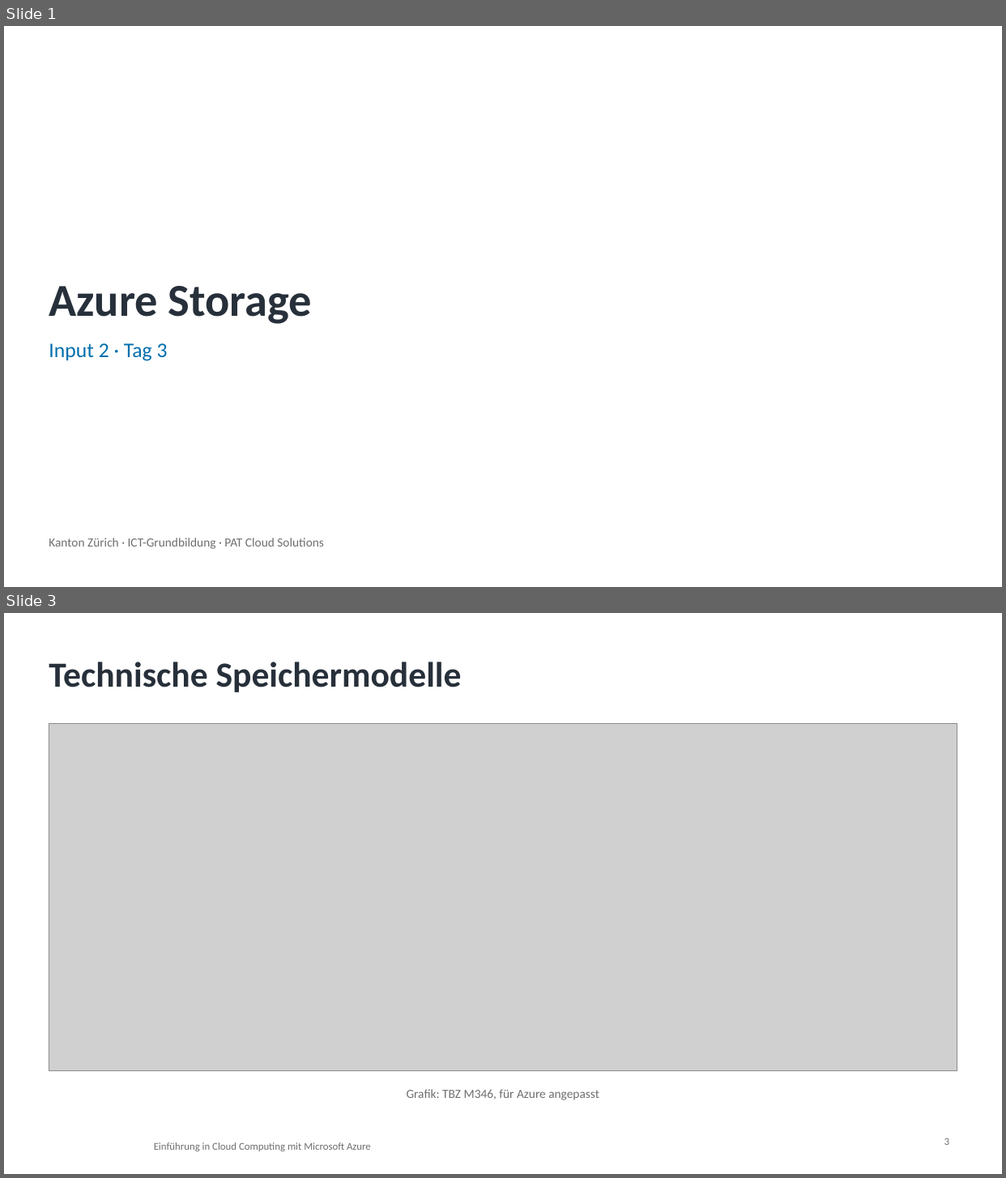
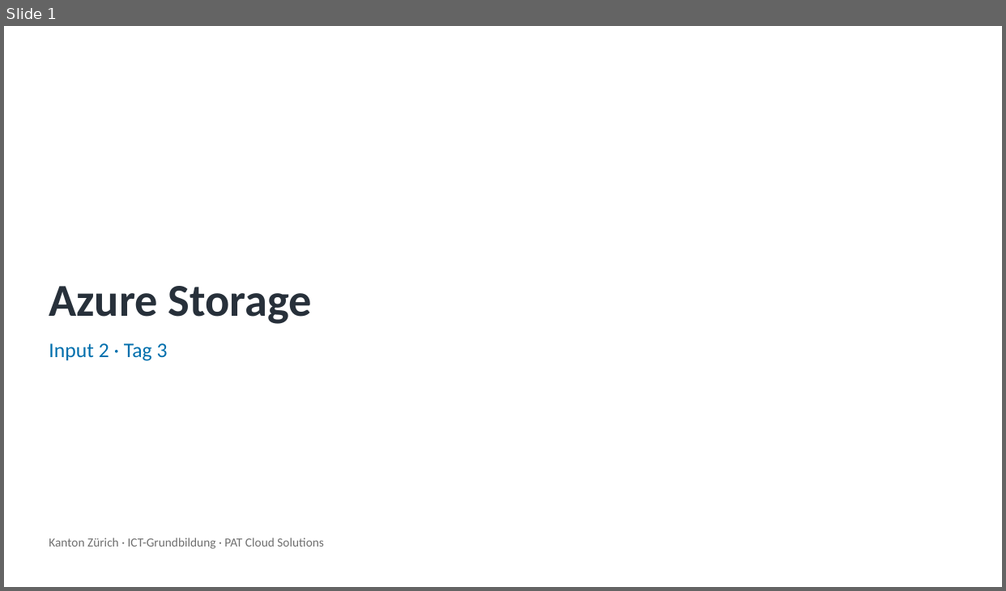
Before and after one commit to pat-teacher/azure-basics-training, a slide deck: praesentationen/input-05-azure-storage.pptx. Shown one above the other, each under a label of ours: slides 1 and 3 before the commit, slide 1 after it; the slides between them are not shown. The pictures are 1006x1178 and 1006x591 pixels, drawn with LibreOffice and Linux fonts; fonts in the diff are those of the drawing; grey boxes stand for pictures; background and template pictures are left out. Boxes give left, top, right and bottom in pixels: in the first picture for what was removed or moved away, otherwise in the second. Text is boxed around its words. In the diff, an @@ line names an element or a change of style, - is before the commit and + after.

Commit message:
Update course materials: enhance Azure Compute and Storage content with detailed explanations and examples

```diff
--- a/praesentationen/input-05-azure-storage.pptx
+++ b/praesentationen/input-05-azure-storage.pptx
@@ slide 3 removed at <box>4,613,1002,1174</box>, background #FFFFFF @@
@@ title removed at <box>49,662,462,692</box> @@
-Technische Speichermodelle
@@ picture removed at <box>49,724,957,1071</box> @@
@@ text removed at <box>407,1089,599,1101</box> @@
-Grafik: TBZ M346, für Azure angepasst
@@ text removed at <box>154,1143,371,1152</box> @@
-Einführung in Cloud Computing mit Microsoft Azure
@@ page number removed at <box>944,1139,949,1145</box> @@
-3
```
Also in this commit, not shown: 1 slide changed, 1 slide added, 6 other files.
